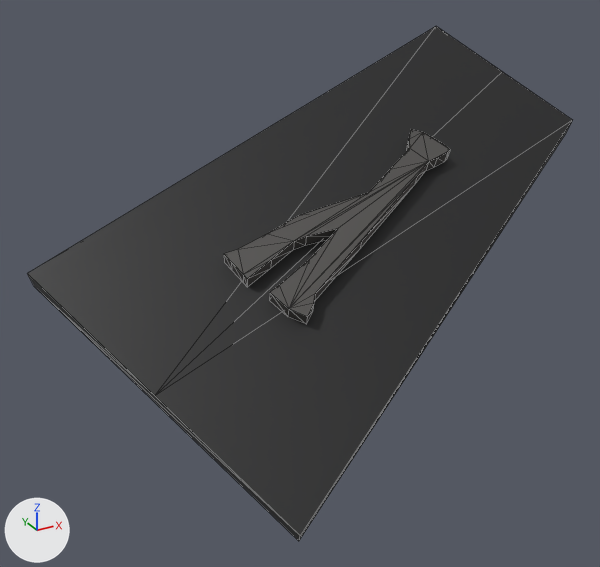
The OBJ model src/main/resources/assets/stargate/models/DHD/027.obj as it was, and as the next commit left it.
Camera for both pictures: a camera (50 mm lens) standing at (-0.2735, -0.1717, 0.9431) and looking at (-0.1926, -0.0247, 0.8695). The lights are fixed; the arrows at lower left show +X, +Y and +Z. The older version comes first. Mesh edges are drawn as thin lines. Where no turn or scale is listed for an object, it has been applied to the vertices.

The older version as bpy lines, for what is in view:
```python
me_027 = bpy.data.meshes.new('027')
me_027.from_pydata(...)  # 74 vertices, 108 faces; spans x -0.2459..-0.1176, y -0.0643..0.0092, z 0.8338..0.9178
me_027.materials.append(mat_glyph)  # picture img_milky_way_dhd_glyphs_png
ob_027 = bpy.data.objects.new('027', me_027)
ob_027.location = (0.0, 0.0, 0.0)
```
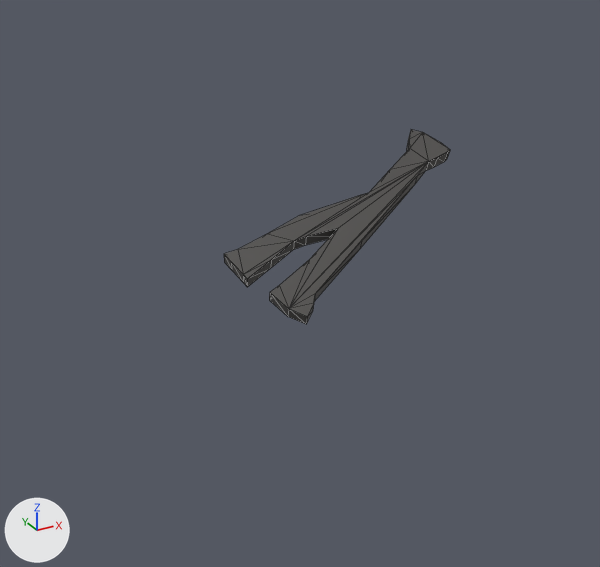
The change, as a list of edits to the scene's bpy script:
```text
Change me_027:
    used by ob_027; location = (0.0, 0.0, 0.0)
    remove me_027.from_pydata(...)  # 74 vertices, 108 faces; spans x -0.2459..-0.1176, y -0.0643..0.0092, z 0.8338..0.9178
    add me_027.from_pydata(...)  # 64 vertices, 94 faces; spans x -0.2086..-0.1518, y -0.0379..-0.014, z 0.8654..0.8982
    me_027 part 1: the loose piece of 10 vertices spanning x -0.2459..-0.1176, y -0.0643..0.0092, z 0.8338..0.9178 is deleted
```

What differs and where, as boxes (x1, y1, x2, y2) in the pictures (600 x 567 px):
'027', reshaped (58% narrower, 62% shorter)
    before: (27, 26, 572, 541)
    after: (224, 130, 450, 324)
part 1 of me_027, deleted
    before: (27, 26, 572, 541)
